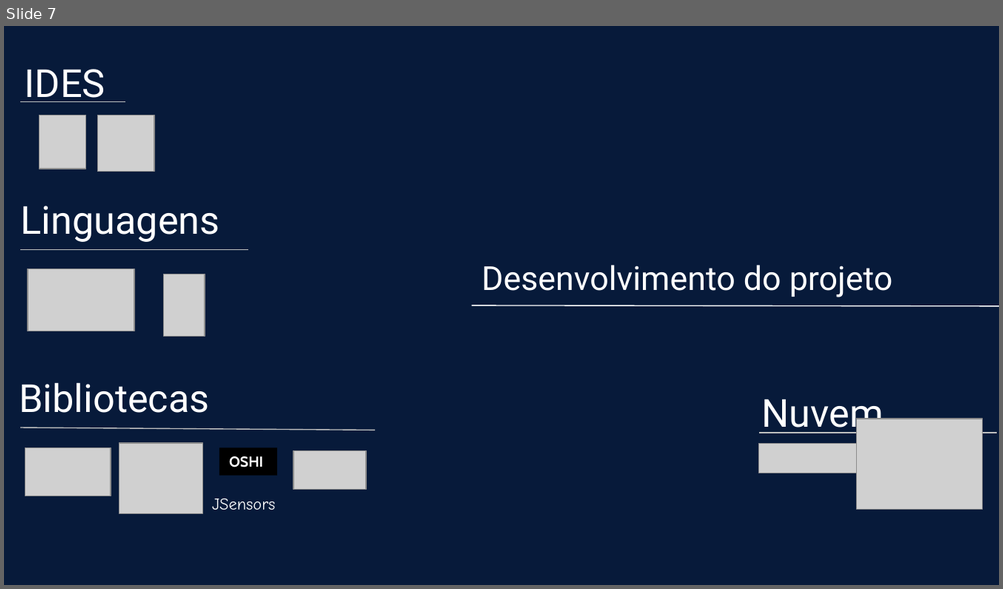
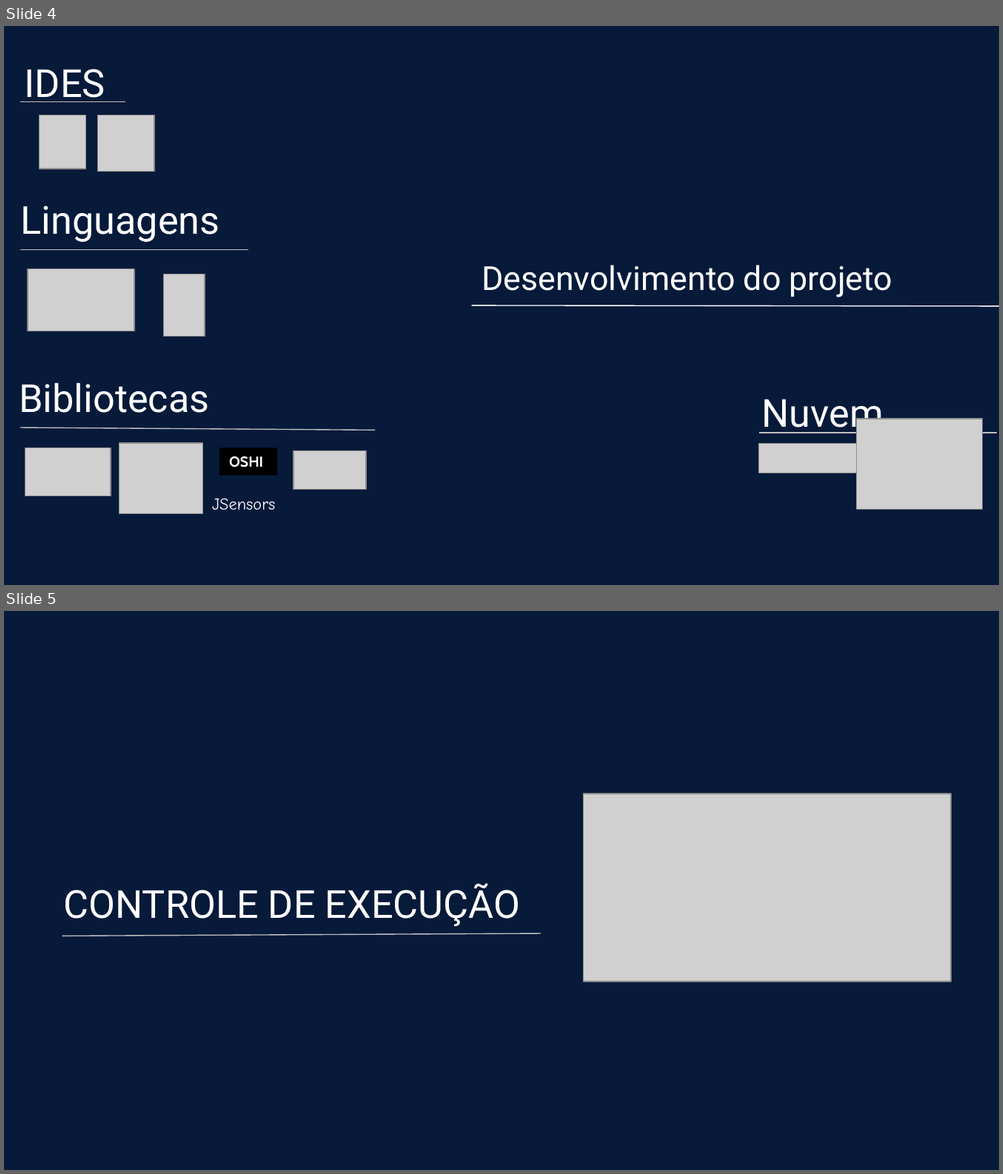
Before and after one commit to BandTec/Pantec, a slide deck: Documentação/Metodologia e especificação.pptx. Shown one above the other, each under a label of ours: slide 7 before the commit, slides 4 and 5 after it. The pictures are 1003x589 and 1003x1174 pixels, drawn with LibreOffice and Linux fonts; fonts in the diff are those of the drawing; grey boxes stand for pictures. Boxes give left, top, right and bottom in pixels: in the first picture for what was removed or moved away, otherwise in the second. Text is boxed around its words. In the diff, an @@ line names an element or a change of style, - is before the commit and + after.

```diff
--- a/Documentação/Metodologia e especificação.pptx
+++ b/Documentação/Metodologia e especificação.pptx
@@ slide 5 added at bbox=[4, 611, 999, 1170], background #071A3A @@
@@ picture added at bbox=[583, 794, 950, 982] @@
@@ text added at bbox=[64, 883, 521, 927], 28 pt, text #FFFFFF @@
+CONTROLE DE EXECUÇÃO
@@ line added from (62, 936) to (540, 933), #BFBFBF 0.75 pt @@
@@ what was slide 7 is now slide 4 @@
```
Also in this commit, not shown: 14 other files.
